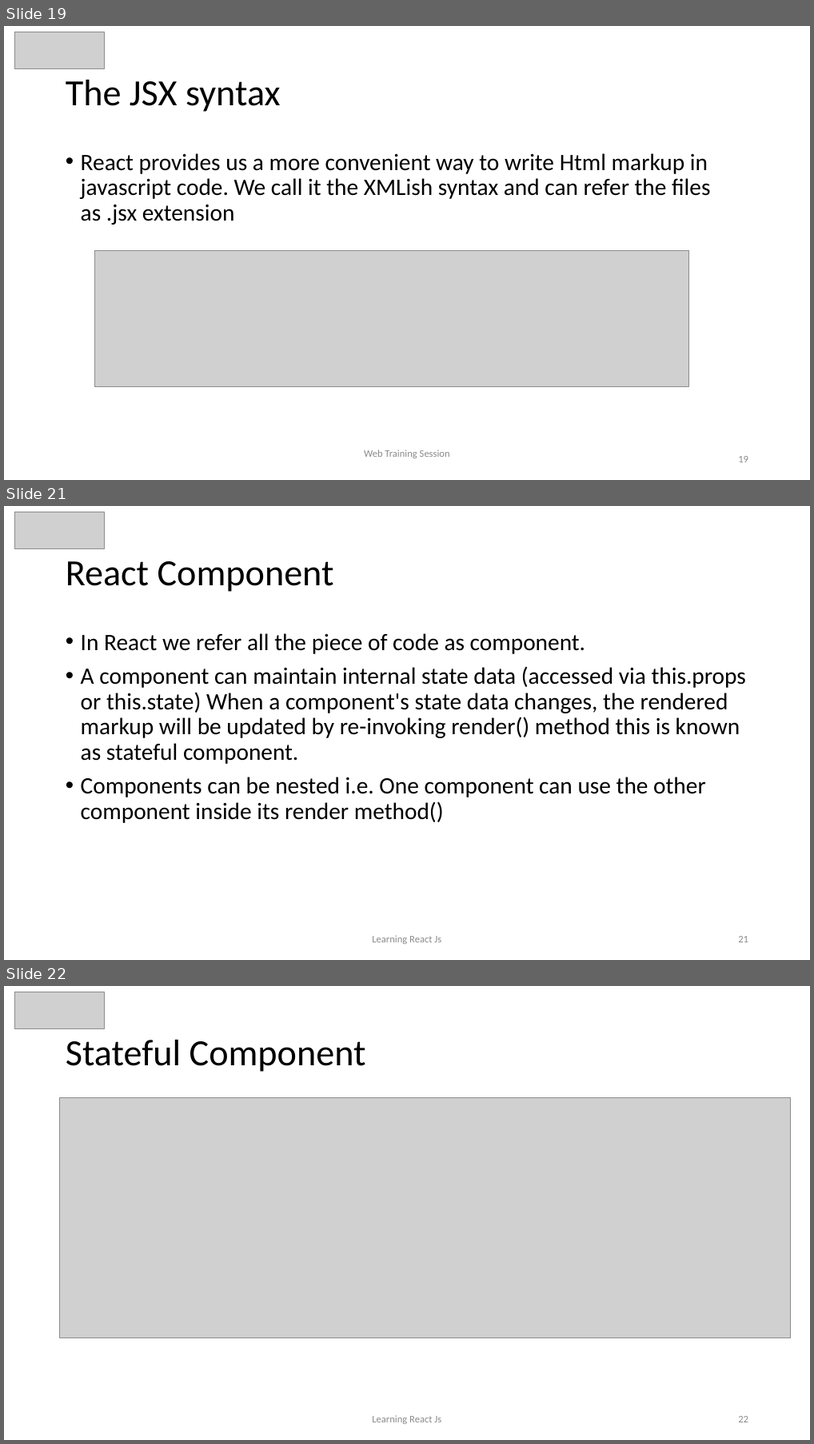
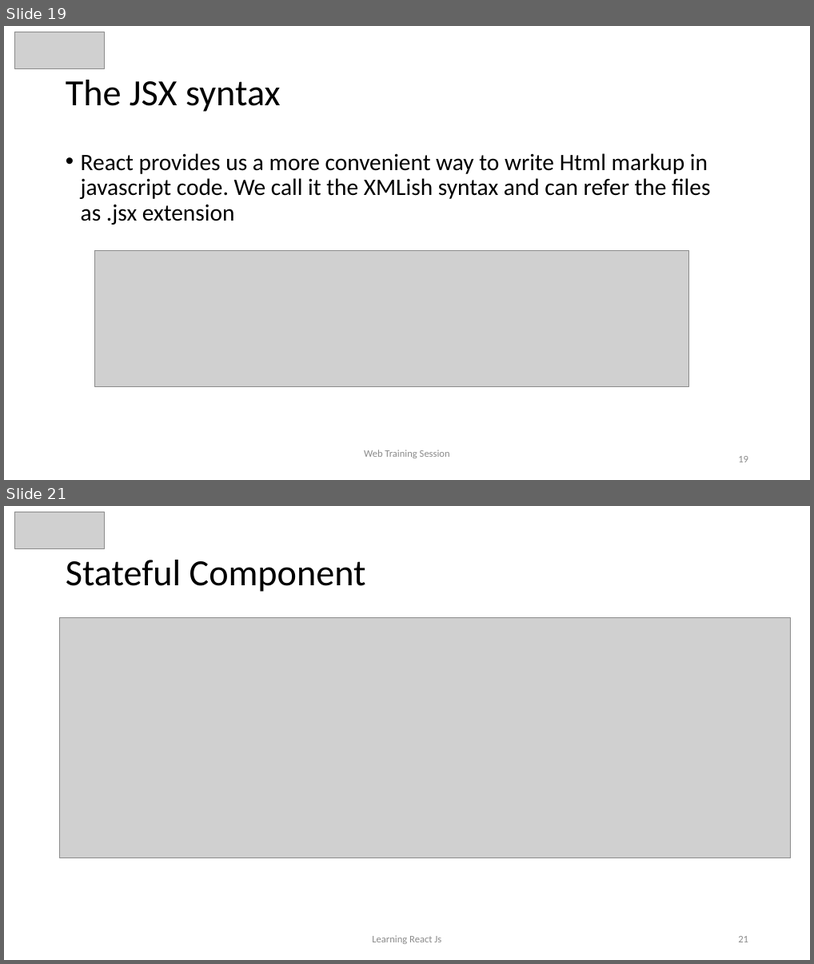
Before and after one commit to awahab29/samplealt, a slide deck: React.pptx. Shown one above the other, each under a label of ours: slides 19, 21 and 22 before the commit, slides 19 and 21 after it; the slides between them are not shown. The pictures are 814x1444 and 814x964 pixels, drawn with LibreOffice and Linux fonts; fonts in the diff are those of the drawing; grey boxes stand for pictures. Boxes give left, top, right and bottom in pixels: in the first picture for what was removed or moved away, otherwise in the second. Text is boxed around its words. In the diff, an @@ line names an element or a change of style, - is before the commit and + after.

```diff
--- a/React.pptx
+++ b/React.pptx
@@ slide 21 removed at <box>4,506,810,960</box>, background #FFFFFF @@
@@ picture removed at <box>14,512,105,548</box> @@
@@ title removed at <box>66,561,334,592</box> @@
-React Component
@@ text removed at <box>81,633,746,823</box> @@
-• In React we refer all the piece of code as component.
-• A component can maintain internal state data (accessed via this.props or this.state) When a component's state data changes, the rendered markup will be updated by re-invoking render() method this is known as stateful component.
-• Components can be nested i.e. One component can use the other component inside its render method()
@@ text removed at <box>372,935,442,944</box> @@
-Learning React Js
@@ page number removed at <box>738,936,749,942</box> @@
-21
@@ what was slide 22 is now slide 21 @@
```
Also in this commit, not shown: 4 slides changed.
